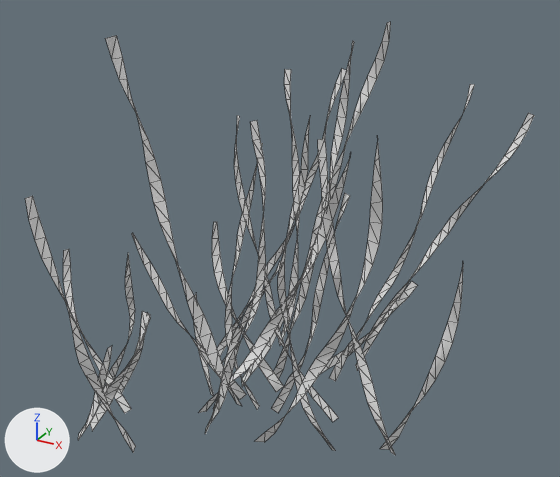
Renders of the OBJ model ShaderEditor/Assets/Meshes/seaweed1.obj from each side of a commit.
Camera for both pictures: a 50 mm lens placed at (41.3, -69.4, 57.0), pointed at (1.7, 2.6, 21.1). The lights are fixed; the arrows at lower left show +X, +Y and +Z. Mesh edges are drawn as thin lines. Where no turn or scale is listed for an object, it has been applied to the vertices.

Objects in the first picture: 'seaweed1'.
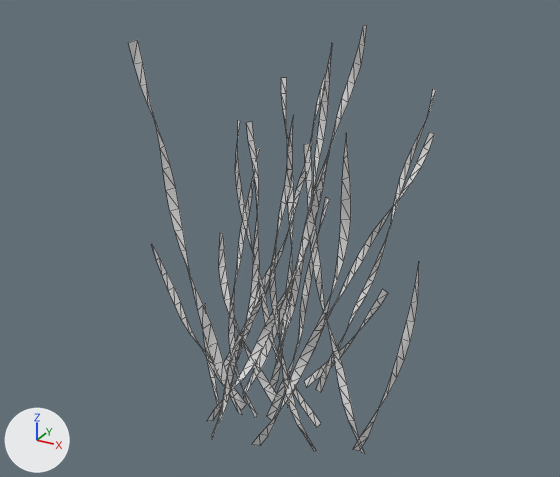
Changed parts and their boxes [x1, y1, x2, y2] in the pictures (560 x 477 px; the box of a moved part takes in the faces that stretch with it):
'seaweed1', reshaped (39% narrower): before [25, 22, 534, 455]; after [128, 25, 436, 454]
part 1 of me_seaweed1, moved or reshaped: before [242, 22, 391, 387]; after [243, 25, 367, 398]
part 2 of me_seaweed1, moved or reshaped: before [199, 154, 351, 413]; after [207, 157, 328, 421]
part 3 of me_seaweed1, moved or reshaped: before [205, 120, 266, 434]; after [212, 121, 259, 439]
part 4 of me_seaweed1, moved or reshaped: before [279, 69, 300, 346]; after [276, 77, 294, 360]
part 5 of me_seaweed1, moved or reshaped: before [222, 262, 281, 363]; after [237, 273, 276, 361]
part 6 of me_seaweed1, moved or reshaped: before [217, 69, 346, 356]; after [224, 73, 326, 372]
part 7 of me_seaweed1, moved or reshaped: before [274, 139, 328, 379]; after [270, 143, 312, 391]
part 8 of me_seaweed1, moved or reshaped: before [356, 113, 534, 370]; after [287, 132, 435, 406]
part 9 of me_seaweed1, moved or reshaped: before [321, 281, 418, 373]; after [304, 289, 388, 387]
part 10 of me_seaweed1, moved or reshaped: before [380, 268, 463, 450]; after [353, 266, 419, 450]
part 11 of me_seaweed1, moved or reshaped: before [255, 137, 383, 442]; after [252, 137, 351, 446]
part 12 of me_seaweed1, moved or reshaped: before [271, 193, 350, 413]; after [267, 197, 330, 420]
part 13 of me_seaweed1, moved or reshaped: before [330, 84, 474, 381]; after [316, 89, 436, 392]
part 14 of me_seaweed1, moved or reshaped: before [326, 42, 395, 455]; after [310, 44, 365, 454]
part 15 of me_seaweed1, moved or reshaped: before [278, 118, 335, 451]; after [270, 116, 317, 452]
part 16 of me_seaweed1, moved or reshaped: before [225, 143, 263, 410]; after [229, 148, 259, 418]
part 17 of me_seaweed1, moved or reshaped: before [105, 35, 242, 406]; after [128, 40, 243, 415]
part 18 of me_seaweed1, moved or reshaped: before [234, 116, 339, 422]; after [235, 121, 321, 428]
part 19 of me_seaweed1, moved or reshaped: before [212, 222, 284, 392]; after [219, 233, 276, 403]
part 20 of me_seaweed1, moved or reshaped: before [194, 294, 214, 396]; after [203, 305, 220, 405]
part 21 of me_seaweed1, moved or reshaped: before [132, 233, 246, 400]; after [152, 244, 247, 410]
part 22 of me_seaweed1, moved or reshaped: before [213, 328, 243, 412]; after [228, 335, 243, 370]
part 23 of me_seaweed1, deleted: before [25, 196, 151, 453]

The change, as a list of edits to the scene's bpy script:
```text
Change me_seaweed1:
    remove me_seaweed1.from_pydata(...)  # 922 vertices, 866 faces; spans x -23.0..24.3, y -19.7..24.0, z -1.7..44.6
    add me_seaweed1.from_pydata(...)  # 780 vertices, 736 faces; spans x -12.6..19.1, y -8.2..15.2, z -1.7..44.6
    me_seaweed1 part 1: the loose piece of 46 vertices spanning x -4.9..9.6, y 3.0..13.5, z -1.5..44.6 is scaled about its middle by (0.795, 0.844, 1), then moved by (0.2, -2.9, 0.0)
    me_seaweed1 part 2: the loose piece of 38 vertices spanning x -5.7..12.3, y -4.8..0.1, z -1.6..34.2 is scaled about its middle by (0.795, 0.844, 1), then moved by (0.0, -1.3, 0.0)
    me_seaweed1 part 3: the loose piece of 44 vertices spanning x -3.3..5.6, y -7.8..-6.5, z -1.5..37.6 is scaled about its middle by (0.795, 0.844, 1), then moved by (0.4, -0.5, 0.0)
    me_seaweed1 part 4: the loose piece of 40 vertices spanning x -6.7..-2.8, y 14.2..19.4, z -1.5..36.8 is scaled about its middle by (0.795, 0.844, 1), then moved by (1.6, -4.2, 0.0)
    me_seaweed1 part 5: the loose piece of 24 vertices spanning x -9.5..0.7, y 4.8..7.1, z -1.4..16.8 is scaled about its middle by (0.795, 0.844, 1), then moved by (1.6, -2.6, 0.0)
    me_seaweed1 part 6: the loose piece of 50 vertices spanning x -11.6..6.2, y 7.6..10.3, z -1.6..39.7 is scaled about its middle by (0.795, 0.844, 1), then moved by (1.2, -3.0, 0.0)
    me_seaweed1 part 7: the loose piece of 36 vertices spanning x -1.7..7.0, y 3.8..6.6, z -1.6..33.2 is scaled about its middle by (0.795, 0.844, 1), then moved by (0.1, -2.4, 0.0)
    me_seaweed1 part 8: the loose piece of 42 vertices spanning x 6.9..24.3, y 13.6..24.0, z -1.5..33.8 is scaled about its middle by (0.795, 0.844, 1), then moved by (-5.9, -12.6, 0.0)
    me_seaweed1 part 9: the loose piece of 22 vertices spanning x 2.5..15.1, y 10.4..13.3, z -1.7..14.0 is scaled about its middle by (0.795, 0.844, 1), then moved by (-1.1, -3.5, 0.0)
    me_seaweed1 part 10: the loose piece of 24 vertices spanning x 16.5..23.1, y -0.4..4.2, z -1.6..22.5 is scaled about its middle by (0.795, 0.844, 1), then moved by (-3.4, -1.9, 0.0)
    me_seaweed1 part 11: the loose piece of 40 vertices spanning x 3.2..17.4, y -7.7..-5.2, z -1.7..37.8 is scaled about its middle by (0.795, 0.844, 1), then moved by (-1.4, -0.6, 0.0)
    me_seaweed1 part 12: the loose piece of 32 vertices spanning x 1.7..10.1, y 0.0..3.3, z -1.6..27.8 is scaled about its middle by (0.795, 0.844, 1), then moved by (-0.5, -1.9, 0.0)
    me_seaweed1 part 13: the loose piece of 46 vertices spanning x 5.1..18.0, y 9.9..19.9, z -1.6..37.3 is scaled about its middle by (0.795, 0.844, 1), then moved by (-1.7, -3.9, 0.0)
    me_seaweed1 part 14: the loose piece of 48 vertices spanning x 7.8..18.5, y -0.6..3.8, z -1.6..43.9 is scaled about its middle by (0.795, 0.844, 1), then moved by (-2.0, -1.9, 0.0)
    me_seaweed1 part 15: the loose piece of 46 vertices spanning x 5.4..12.2, y -7.3..-2.7, z -1.6..38.8 is scaled about its middle by (0.795, 0.844, 1), then moved by (-1.1, -0.8, 0.0)
    me_seaweed1 part 16: the loose piece of 38 vertices spanning x -4.1..0.2, y -0.8..3.1, z -1.4..32.1 is scaled about its middle by (0.795, 0.844, 1), then moved by (1.1, -1.8, 0.0)
    me_seaweed1 part 17: the loose piece of 40 vertices spanning x -15.5..-1.7, y -4.6..-0.2, z -1.7..43.7 is scaled about its middle by (0.795, 0.844, 1), then moved by (2.4, -1.2, 0.0)
    me_seaweed1 part 18: the loose piece of 44 vertices spanning x -2.5..9.9, y -1.1..2.6, z -1.7..35.5 is scaled about its middle by (0.795, 0.844, 1), then moved by (-0.1, -1.7, 0.0)
    me_seaweed1 part 19: the loose piece of 24 vertices spanning x -9.9..0.9, y 3.7..7.2, z -1.7..19.6 is scaled about its middle by (0.795, 0.844, 1), then moved by (1.6, -2.5, 0.0)
    me_seaweed1 part 20: the loose piece of 16 vertices spanning x -9.2..-5.9, y -0.9..0.9, z -1.5..12.1 is scaled about its middle by (0.795, 0.844, 1), then moved by (2.2, -1.6, 0.0)
    me_seaweed1 part 21: the loose piece of 26 vertices spanning x -16.7..-2.5, y -2.2..1.4, z -1.7..19.7 is scaled about its middle by (0.795, 0.844, 1), then moved by (2.6, -1.6, 0.0)
    me_seaweed1 part 22: the loose piece of 14 vertices spanning x -4.7..-1.2, y -3.9..-1.2, z -1.5..10.7 is scaled about its middle by (0.795, 0.844, 1), then moved by (1.3, -1.2, 0.0)
    me_seaweed1 part 23: 6 loose pieces with 142 vertices, spanning x -23.0..-5.4, y -19.7..-6.0, z -1.7..30.5, are deleted
```
